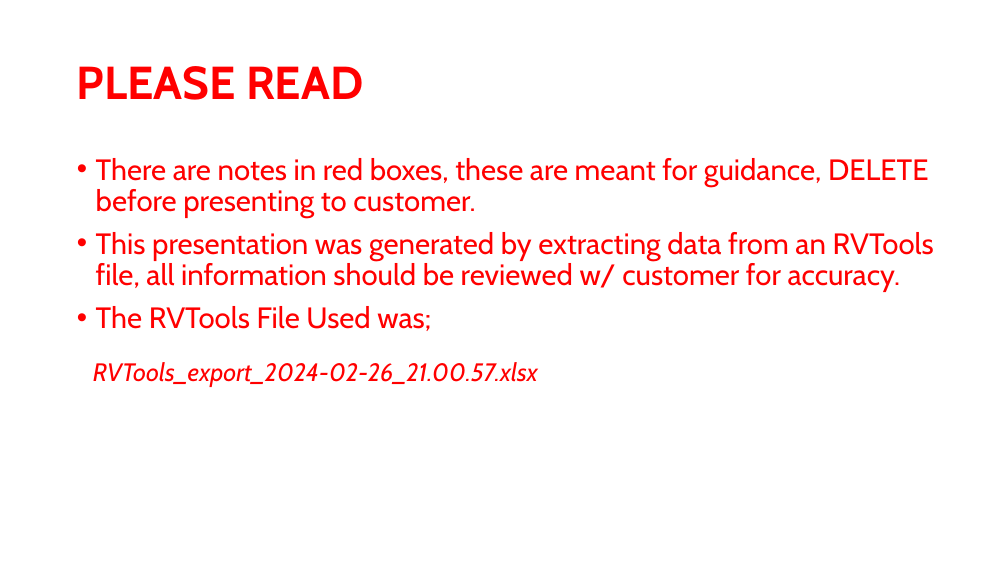
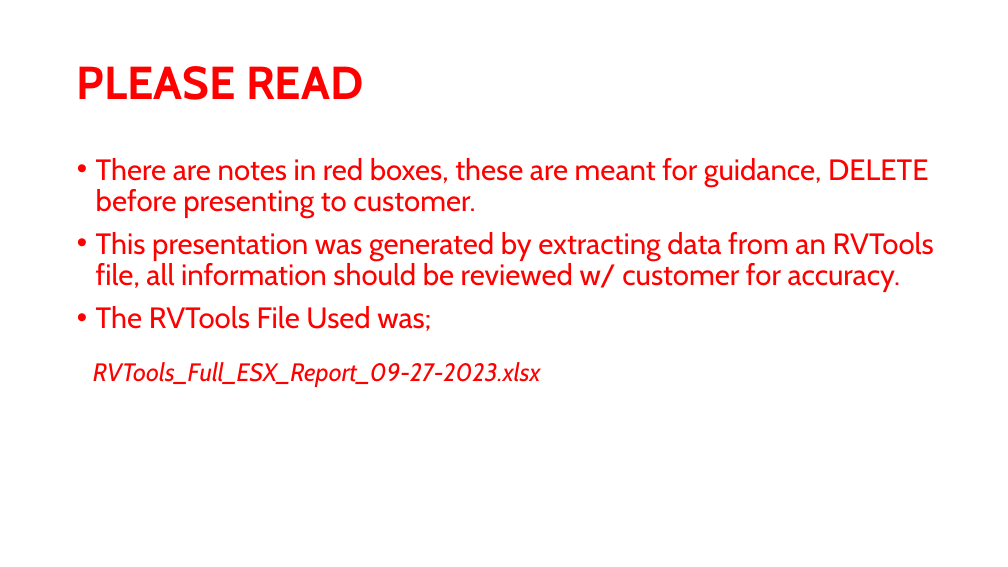
Before and after one commit to Trevor-Davis/Azure-VMware-Solution, a slide deck: slide 1 of AVS-Sizer/AVSDemandGen-Template.pptm. Drawn at 1008x567 pixels with LibreOffice and Linux fonts; fonts in the diff are those of the drawing. Boxes give left, top, right and bottom in pixels: in the first picture for what was removed or moved away, otherwise in the second. Text is boxed around its words. In the diff, an @@ line names an element or a change of style, - is before the commit and + after.

```diff
--- a/AVS-Sizer/AVSDemandGen-Template.pptm
+++ b/AVS-Sizer/AVSDemandGen-Template.pptm
@@ text at bbox=[93, 362, 541, 387]: text changed @@
-RVTools_export_2024-02-26_21.00.57.xlsx
+RVTools_Full_ESX_Report_09-27-2023.xlsx
```
Also in this commit, not shown: 6 other slides changed, 11 other files.
